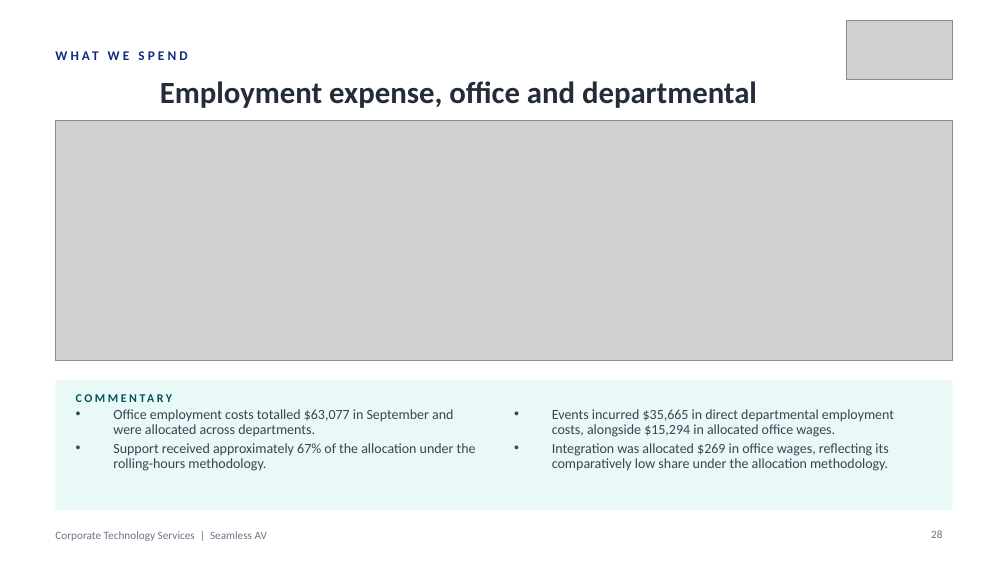
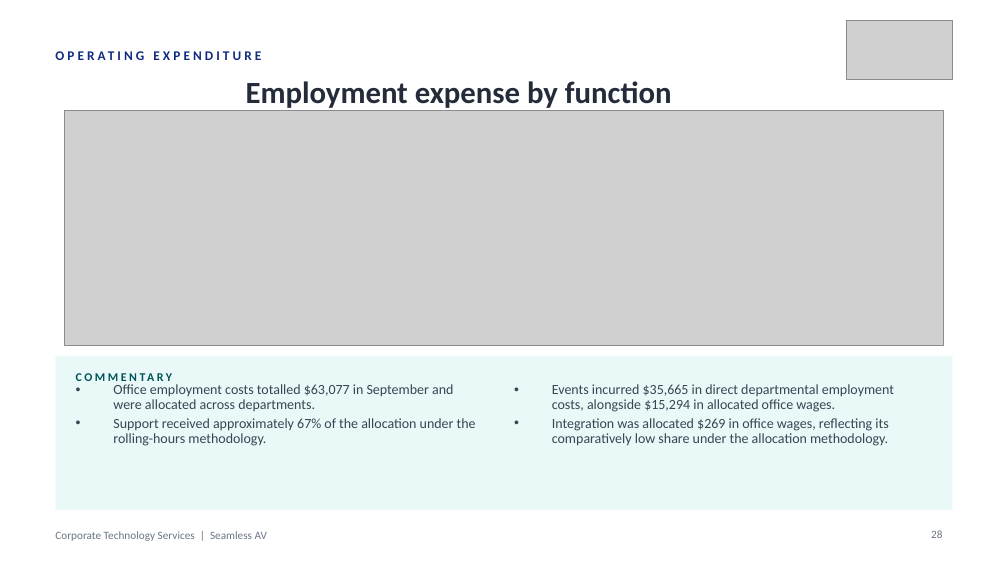
Before and after one commit to WesleyNelson-O33/Claude, a slide deck: slide 28 of deck/CTS Monthly Business Review - 30092026.pptx. Drawn at 1008x567 pixels with LibreOffice and Linux fonts; fonts in the diff are those of the drawing; grey boxes stand for pictures. Boxes give left, top, right and bottom in pixels: in the first picture for what was removed or moved away, otherwise in the second. Text is boxed around its words. In the diff, an @@ line names an element or a change of style, - is before the commit and + after.

```diff
--- a/deck/CTS Monthly Business Review - 30092026.pptx
+++ b/deck/CTS Monthly Business Review - 30092026.pptx
@@ text at (55,40,761,71): text changed @@
-WHAT WE SPEND
+OPERATING EXPENDITURE
@@ text at (246,81,672,111): text changed @@
-Employment expense, office and departmental
+Employment expense by function
@@ picture: place and size @@
-picture at (55,121,953,361)
+picture at (65,111,943,346)
@@ rectangle: place and size @@
-rectangle at (55,381,953,510)
+rectangle at (55,356,953,510)
@@ text "Office employment costs totalled $63,077 ...": place and size @@
-text "Office employment costs totalled $63,077 ..." at (113,409,476,471)
+text "Office employment costs totalled $63,077 ..." at (113,384,476,446)
@@ text "COMMENTARY" rewrapped from (76,389,378,407) to (76,364,378,389) @@
@@ text "Events incurred $35,665 in direct ...": place and size @@
-text "Events incurred $35,665 in direct ..." at (552,409,894,471)
+text "Events incurred $35,665 in direct ..." at (552,384,894,446)
```
Also in this commit, not shown: 36 other slides changed, 3 other files.
